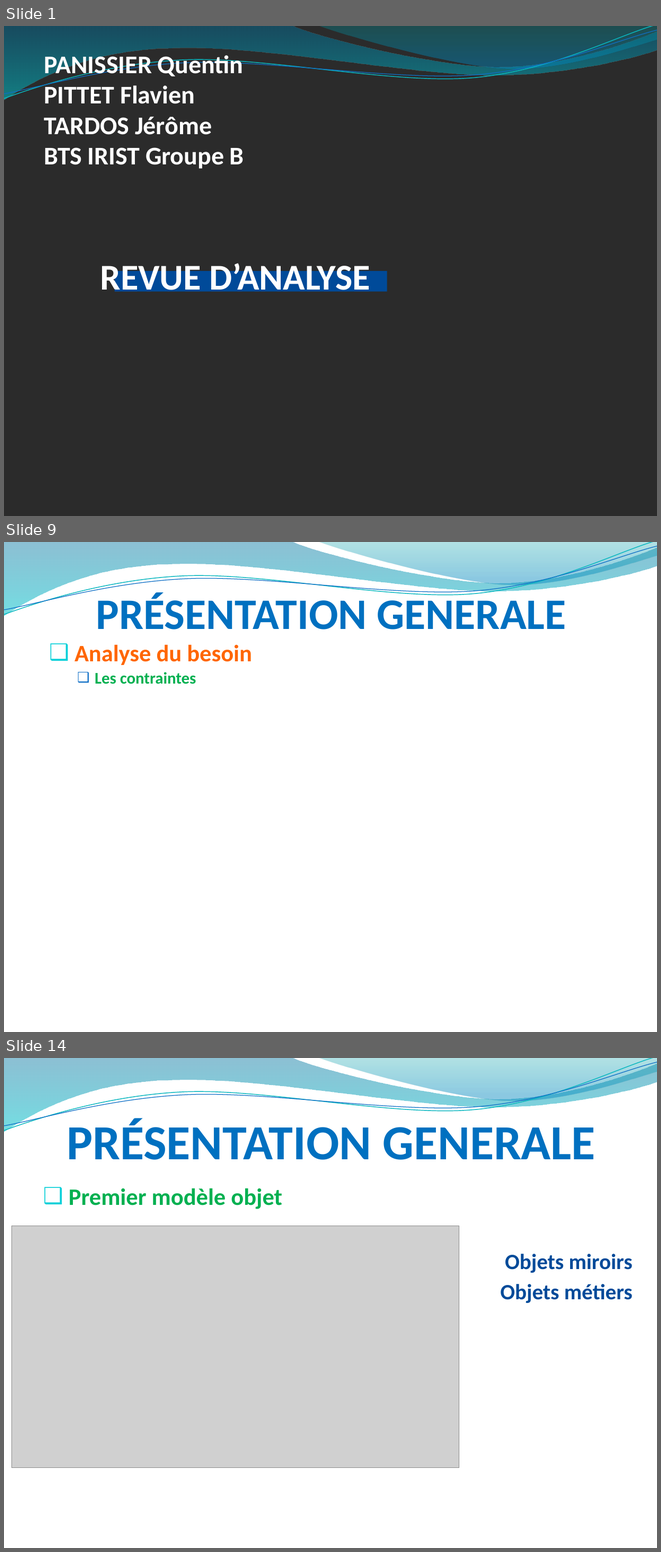
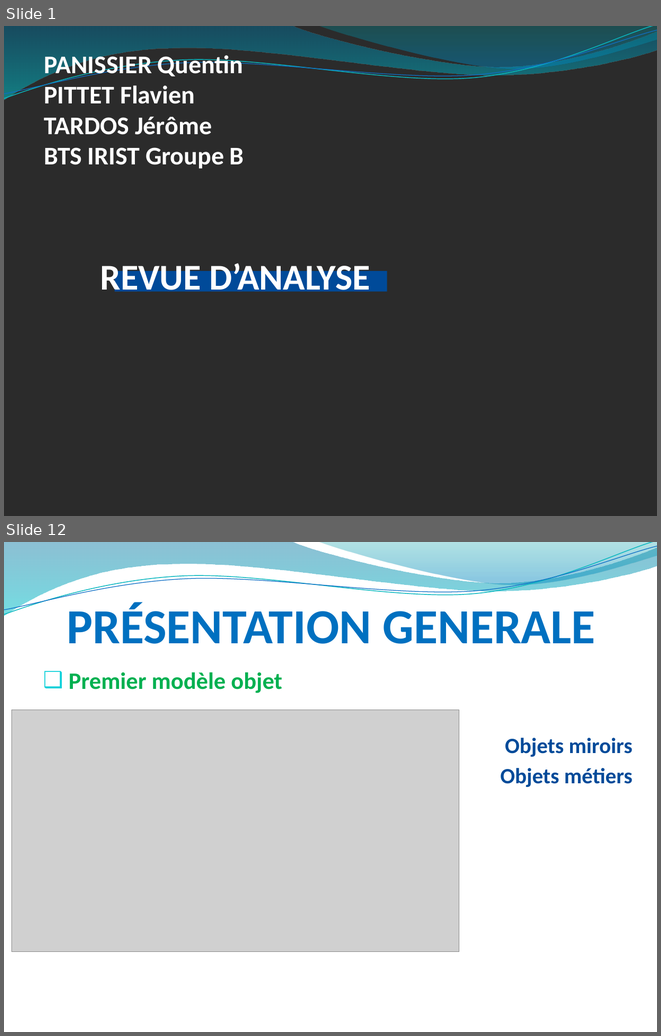
Before and after one commit to hardware/AscenseurPoissons, a slide deck: REVUES/REVUE ANALYSE/RevueAnalysePPT.pptx. Shown one above the other, each under a label of ours: slides 1, 9 and 14 before the commit, slides 1 and 12 after it; the slides between them are not shown. The pictures are 661x1552 and 661x1036 pixels, drawn with LibreOffice and Linux fonts; fonts in the diff are those of the drawing; grey boxes stand for pictures; background and template pictures are left out; a plain dark background stands for a picture behind light text. Boxes give left, top, right and bottom in pixels: in the first picture for what was removed or moved away, otherwise in the second. Text is boxed around its words. In the diff, an @@ line names an element or a change of style, - is before the commit and + after.

```diff
--- a/REVUES/REVUE ANALYSE/RevueAnalysePPT.pptx
+++ b/REVUES/REVUE ANALYSE/RevueAnalysePPT.pptx
@@ slide 9 removed at bbox=[4, 542, 657, 1032], background picture (left out); not listed: 4 template elements that a slide beside it also shows @@
@@ title removed at bbox=[96, 593, 566, 629] @@
-PRÉSENTATION GENERALE
@@ text removed at bbox=[74, 644, 252, 684] @@
-❑ Analyse du besoin
-  ❑ Les contraintes
@@ what was slide 14 is now slide 12 @@
```
Also in this commit, not shown: 9 slides changed, 1 slide added, 2 other slides removed.
